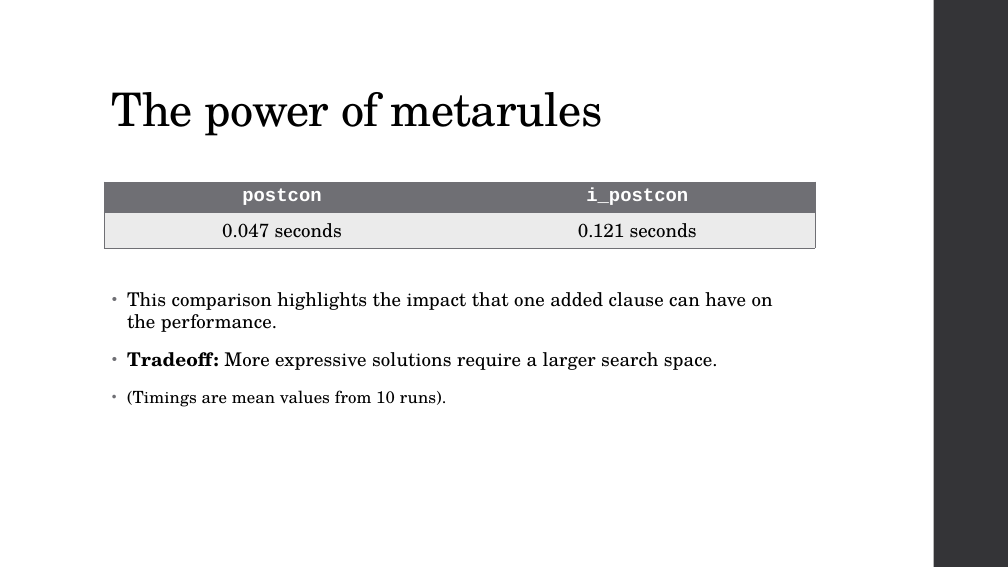
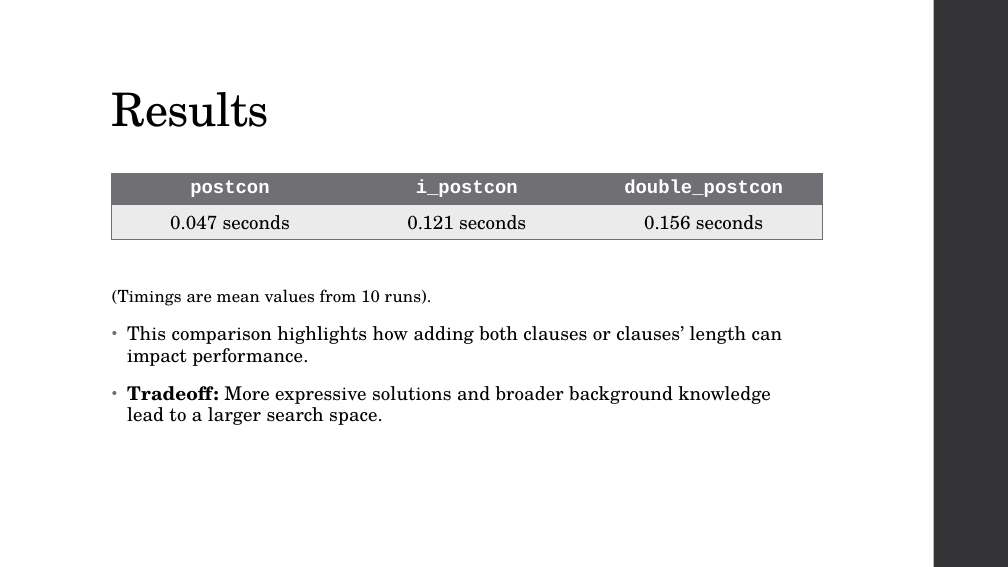
Before and after one commit to Alex-Dell1/ATAI_Maze_Project, a slide deck: slide 19 of ATAI_Presentation.pptx (slide 18 before the commit). Drawn at 1008x567 pixels with LibreOffice and Linux fonts; fonts in the diff are those of the drawing; background and template pictures are left out. Boxes give left, top, right and bottom in pixels: in the first picture for what was removed or moved away, otherwise in the second. Text is boxed around its words. In the diff, an @@ line names an element or a change of style, - is before the commit and + after.

```diff
--- a/ATAI_Presentation.pptx
+++ b/ATAI_Presentation.pptx
@@ title at (112,92,269,127): text changed @@
-The power of metarules
+Results
@@ table at (112,174,822,235) @@
+column 3: double_postcon | 0.156 seconds
@@ table: place and size @@
-table at (104,182,815,243)
+table at (112,174,822,235)
@@ text at (112,289,432,306): bullet • to none @@
@@ text at (127,292,773,370): paragraphs removed @@
-• This comparison highlights the impact that one added clause can have on the performance.
-• Tradeoff: More expressive solutions require a larger search space.
@@ text at (127,326,783,425): paragraphs added @@
+• This comparison highlights how adding both clauses or clauses’ length can impact performance.
+• Tradeoff: More expressive solutions and broader background knowledge lead to a larger search space.
```
Also in this commit, not shown: 2 other slides changed, 1 slide added.
